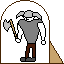
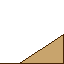
Layer changes from the first w=64, h=64 image to the second:
removed layer "Layer 5" over <box>3,9,47,62</box>
added layer "Layer 7" above "Layer 6" over <box>0,34,64,63</box>
hid "Layer 4" over <box>0,0,64,63</box>
